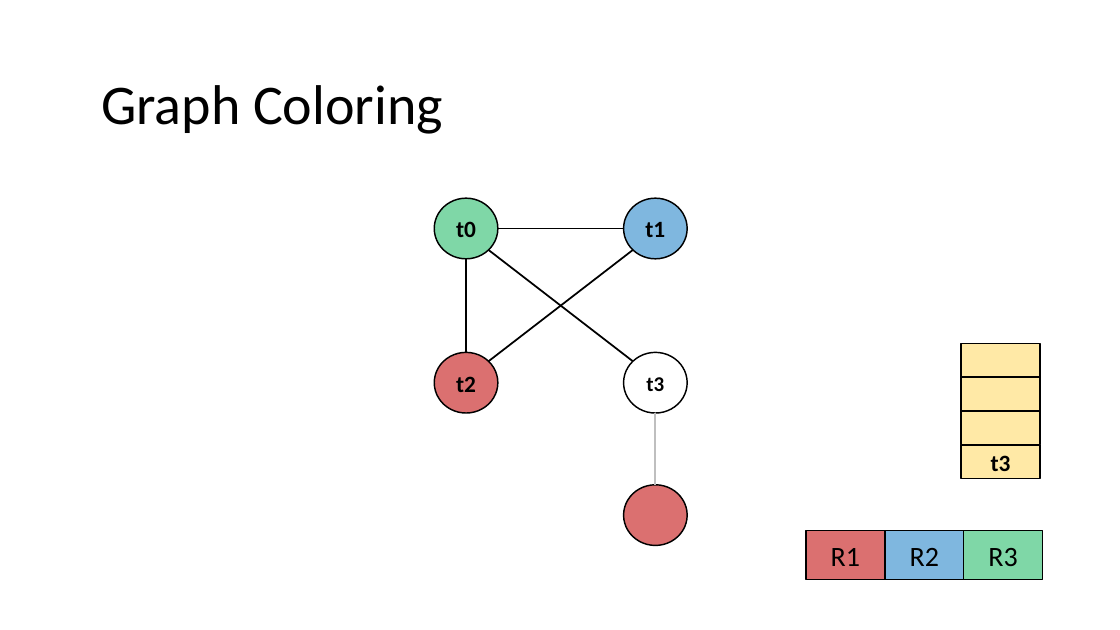
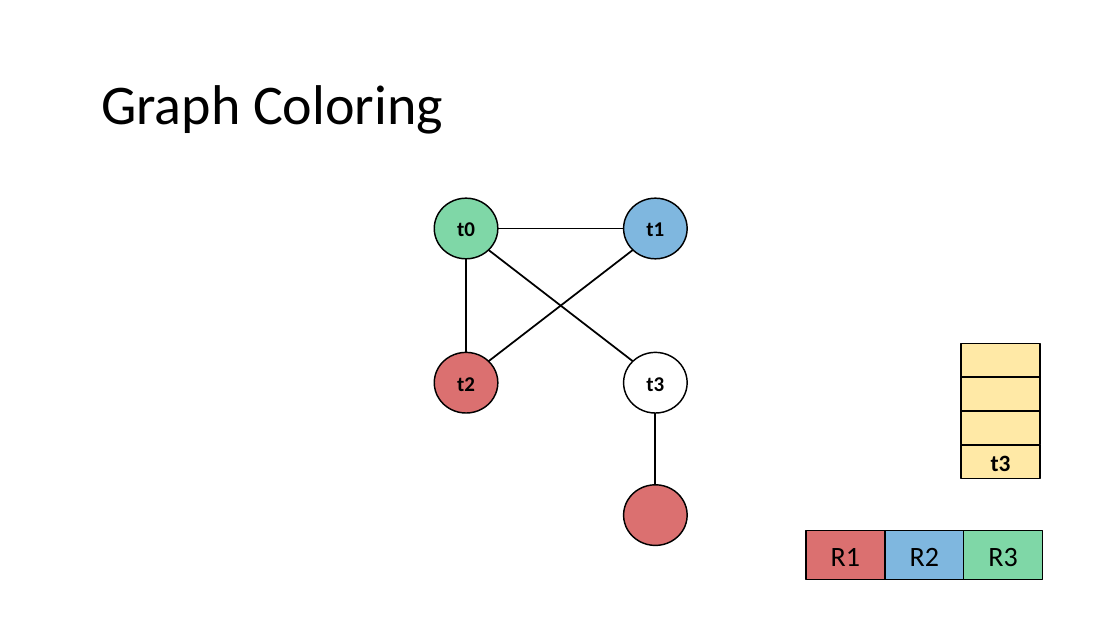
Before and after one commit to nivshani/compilation, a slide deck: slide 77 of slides/exam-questions.pptx (slide 79 before the commit). Drawn at 1120x630 pixels with LibreOffice and Linux fonts; fonts in the diff are those of the drawing. Boxes give left, top, right and bottom in pixels: in the first picture for what was removed or moved away, otherwise in the second. Text is boxed around its words. In the diff, an @@ line names an element or a change of style, - is before the commit and + after.

```diff
--- a/slides/exam-questions.pptx
+++ b/slides/exam-questions.pptx
@@ line (655, 485) - (655, 413): stroke #BFBFBF 1.5 pt to #000000 1.5 pt @@
```
Also in this commit, not shown: 7 other slides changed, 2 slides removed, 1 other file.
